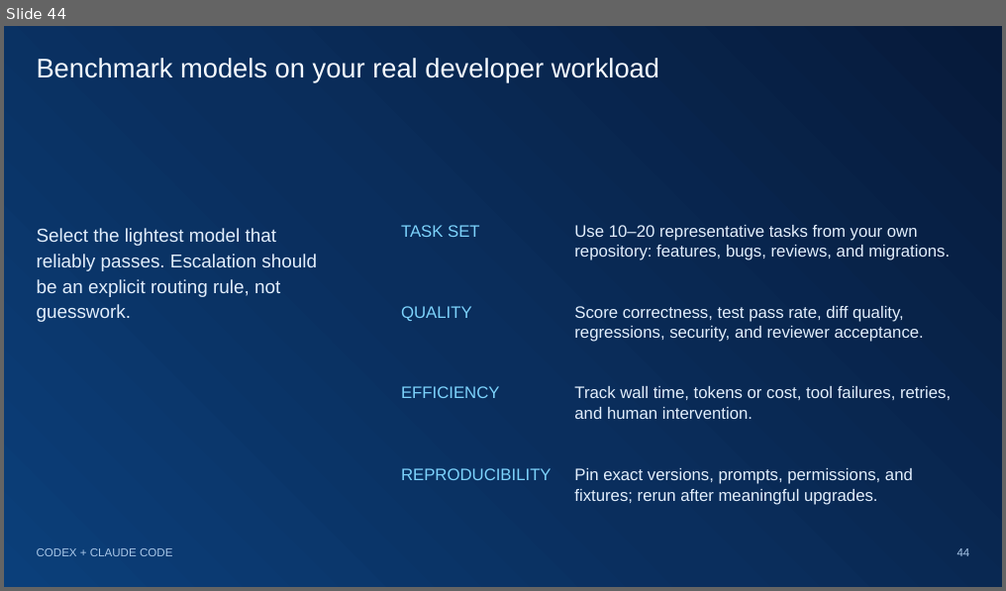
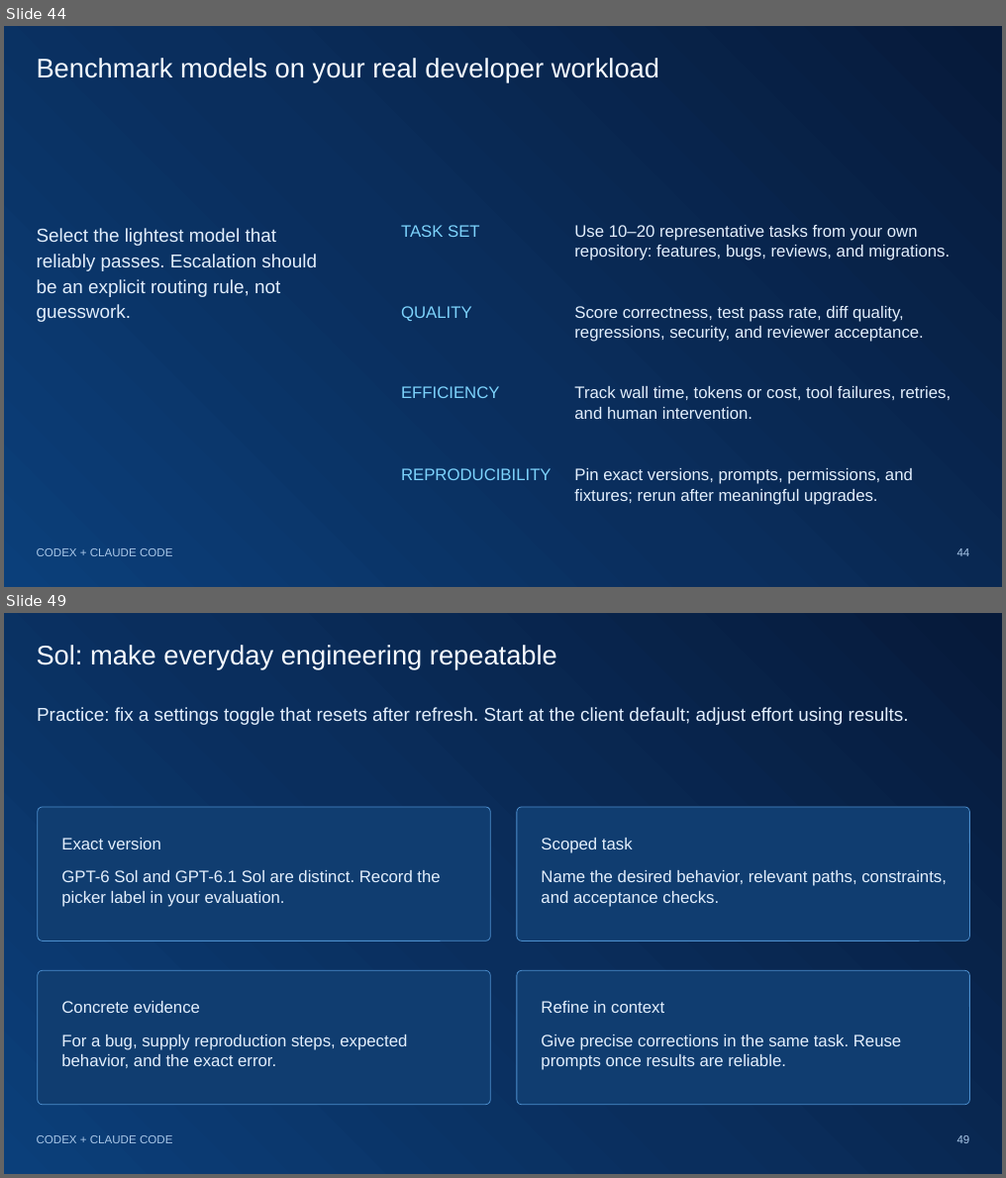
Before and after one commit to yonimillipro/codex-claude-senior-programmer-guide, a slide deck: presentation/Codex-and-Claude-Senior-Programmer-Guide-Updated-2026-10.pptx. Shown one above the other, each under a label of ours: slide 44 before the commit, slides 44 and 49 after it; the slides between them are not shown. The pictures are 1006x591 and 1006x1178 pixels, drawn with LibreOffice and Linux fonts; fonts in the diff are those of the drawing. Boxes give left, top, right and bottom in pixels: in the first picture for what was removed or moved away, otherwise in the second. Text is boxed around its words. In the diff, an @@ line names an element or a change of style, - is before the commit and + after.

```diff
--- a/presentation/Codex-and-Claude-Senior-Programmer-Guide-Updated-2026-10.pptx
+++ b/presentation/Codex-and-Claude-Senior-Programmer-Guide-Updated-2026-10.pptx
@@ slide 49 added at box(4, 613, 1002, 1174), background gradient #061A3A to #0A2E5D to #0B3F7A @@
@@ title added at box(37, 645, 557, 668), 26 pt, text #F6FAFF @@
+Sol: make everyday engineering repeatable
@@ text added at box(37, 707, 909, 725), 18 pt, text #E2EEFC @@
+Practice: fix a settings toggle that resets after refresh. Start at the client default; adjust effort using results.
@@ rounded rectangle added at box(38, 807, 491, 941), fill #103D70, outline #4D8FCE 0.75 pt @@
@@ rounded rectangle added at box(517, 807, 969, 941), fill #103D70, outline #4D8FCE 0.75 pt @@
@@ text added at box(61, 838, 440, 907), 16 pt, text #E2EEFC @@
+Exact version
+GPT-6 Sol and GPT-6.1 Sol are distinct. Record the picker label in your evaluation.
@@ text added at box(541, 838, 946, 907), 16 pt, text #E2EEFC @@
+Scoped task
+Name the desired behavior, relevant paths, constraints, and acceptance checks.
@@ rounded rectangle added at box(38, 970, 491, 1105), fill #103D70, outline #4D8FCE 0.75 pt @@
@@ rounded rectangle added at box(517, 970, 969, 1105), fill #103D70, outline #4D8FCE 0.75 pt @@
@@ text added at box(61, 1001, 407, 1068), 16 pt, text #E2EEFC @@
+Concrete evidence
+For a bug, supply reproduction steps, expected behavior, and the exact error.
@@ text added at box(541, 1001, 901, 1070), 16 pt, text #E2EEFC @@
+Refine in context
+Give precise corrections in the same task. Reuse prompts once results are reliable.
@@ text added at box(37, 1136, 172, 1144), 11 pt, text #A9C7E8 @@
+CODEX + CLAUDE CODE
@@ page number added at box(957, 1136, 970, 1144), 11 pt, text #A9C7E8 @@
+49
```
Also in this commit, not shown: 3 slides changed, 11 other slides added, 5 other files.
